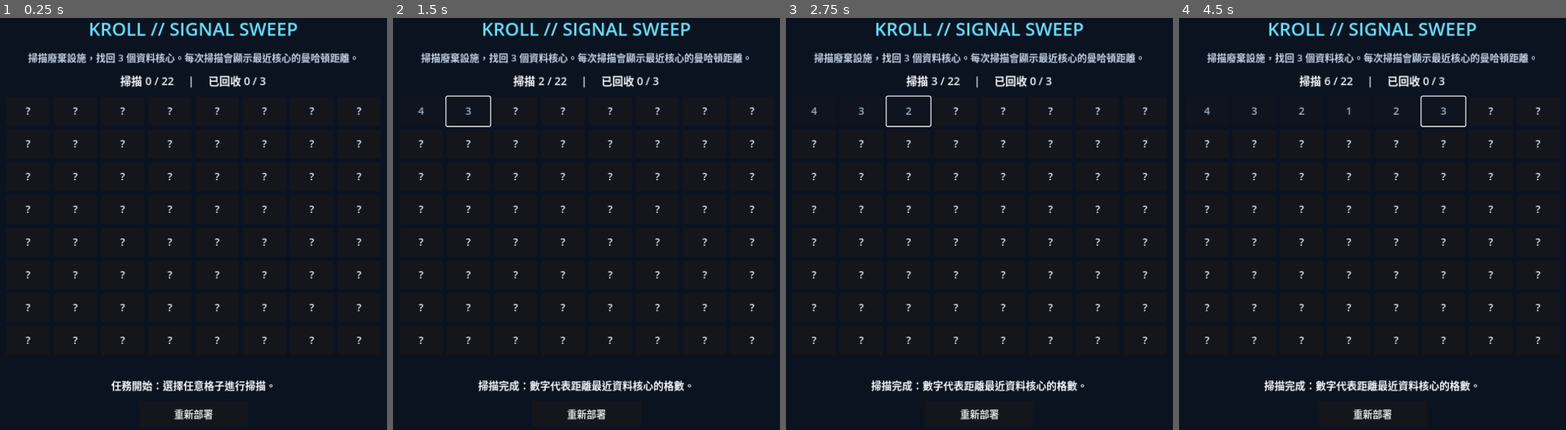
Above: before the commit, frames 1-4 (left to right).
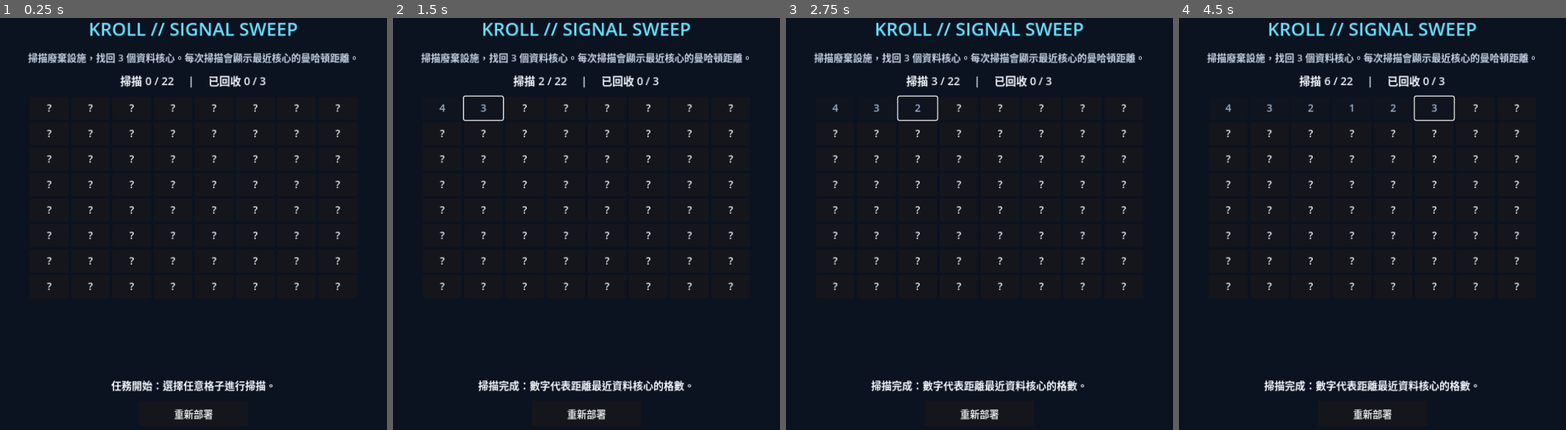
Above: after the commit, the same moments.

Repository: qaqp980520-prog/2126-Survival
Game: Godot game, scene res://Main.tscn
Two runs of this game, one before a commit and one after it. Both use one fixed random seed, a clock stepped at 60 frames per second and the inputs below.
Inputs:
- Up to frame 1 (0.25 s): no input
- Up to frame 2 (1.5 s): click "?" at 0.5 s; click "?" at 1.25 s
- Up to frame 3 (2.75 s): click "?" at 2 s
- Up to frame 4 (4.5 s): click "?" at 2.75 s; click "?" at 3.5 s; click "?" at 4.25 s

The runs differ from the first frame. In frame 1, 1.8% of the frame differs, in the area x 6-94%, y 20-80%; in frame 2, 2.0%; in frame 3, 2.1%; in frame 4, 2.1%, in the area x 6-94%, y 18-80%.

Commit message:
Fit signal sweep grid within standard game viewport

Diff:
--- a/daily_games/KROLL_Signal_Sweep/main.gd
+++ b/daily_games/KROLL_Signal_Sweep/main.gd
@@ -60,8 +60,8 @@
 	grid.columns = GRID_SIZE
 	grid.size_flags_horizontal = Control.SIZE_SHRINK_CENTER
 	grid.size_flags_vertical = Control.SIZE_EXPAND_FILL
-	grid.add_theme_constant_override("h_separation", 6)
-	grid.add_theme_constant_override("v_separation", 6)
+	grid.add_theme_constant_override("h_separation", 4)
+	grid.add_theme_constant_override("v_separation", 4)
 	layout.add_child(grid)
 
 	status_label = Label.new()
@@ -100,7 +100,7 @@
 		for x in range(GRID_SIZE):
 			var cell := Vector2i(x, y)
 			var button := Button.new()
-			button.custom_minimum_size = Vector2(72, 48)
+			button.custom_minimum_size = Vector2(64, 38)
 			button.size_flags_horizontal = Control.SIZE_SHRINK_CENTER
 			button.size_flags_vertical = Control.SIZE_SHRINK_CENTER
 			button.text = "?"
